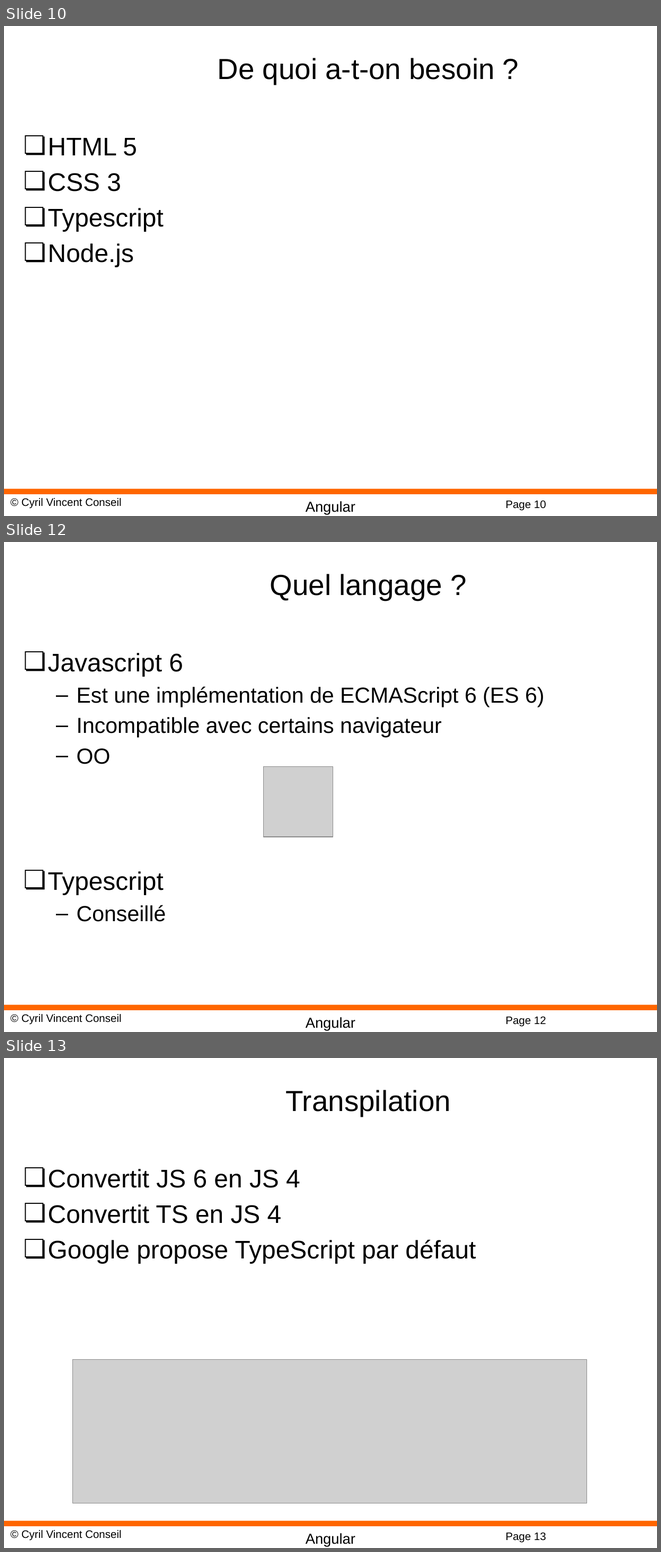
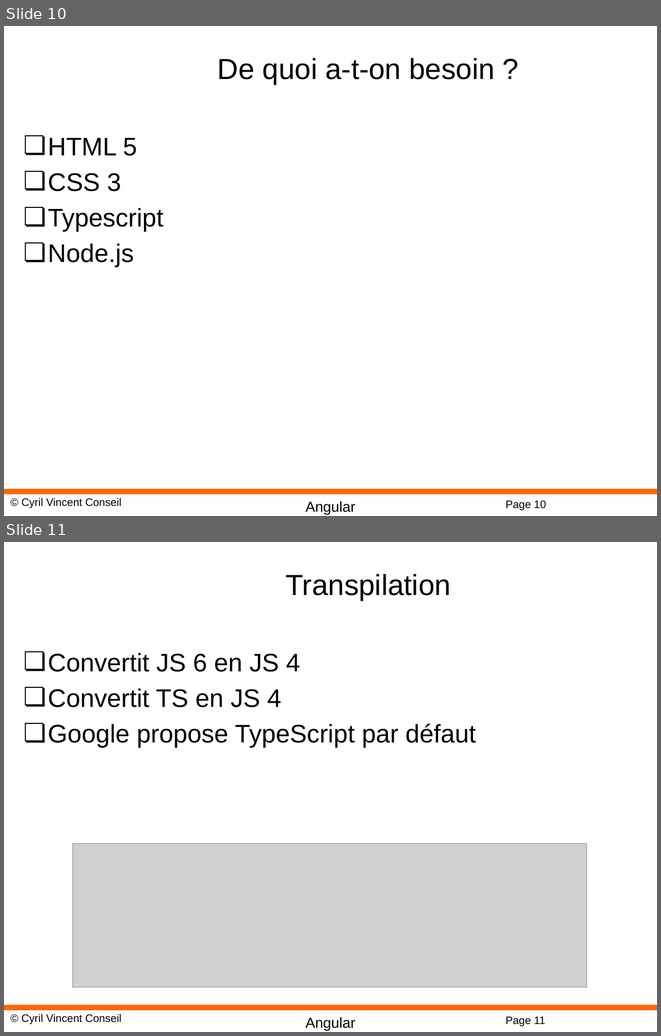
Before and after one commit to cyrilvincent/angular, a slide deck: PPT/Angular01-Intro.pptx. Shown one above the other, each under a label of ours: slides 10, 12 and 13 before the commit, slides 10 and 11 after it; the slides between them are not shown. The pictures are 661x1552 and 661x1036 pixels, drawn with LibreOffice and Linux fonts; fonts in the diff are those of the drawing; grey boxes stand for pictures; background and template pictures are left out. Boxes give left, top, right and bottom in pixels: in the first picture for what was removed or moved away, otherwise in the second. Text is boxed around its words. In the diff, an @@ line names an element or a change of style, - is before the commit and + after.

```diff
--- a/PPT/Angular01-Intro.pptx
+++ b/PPT/Angular01-Intro.pptx
@@ slide 12 removed at (4,542,657,1032), background #FFFFFF; not listed: 4 template elements that a slide beside it also shows @@
@@ title removed at (270,574,442,600) @@
-Quel langage ?
@@ text removed at (48,653,545,921) @@
-❏ Javascript 6
-  – Est une implémentation de ECMAScript 6 (ES 6)
-  – Incompatible avec certains navigateur
-  – OO
-❏ Typescript
-  – Conseillé
@@ picture removed at (264,767,333,837) @@
@@ what was slide 13 is now slide 11 @@
@@ page number at (505,1016,545,1026): text changed @@
-Page 13
+Page 11
```
Also in this commit, not shown: 1 other slide removed, 47 other files.
